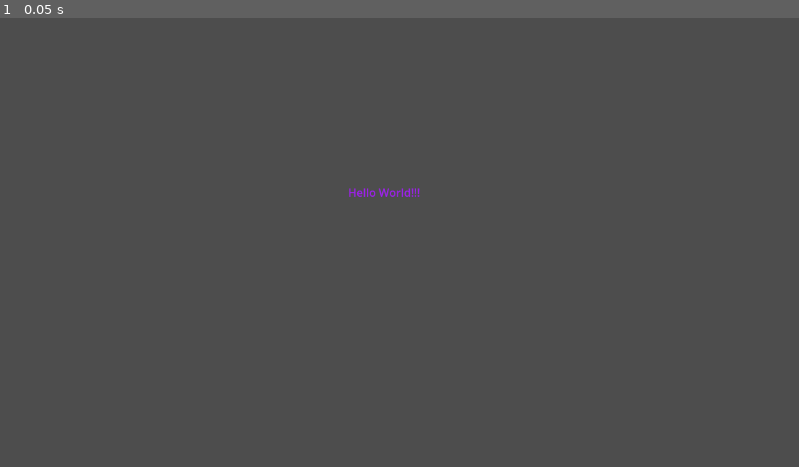
Above: before the commit, frame 1.
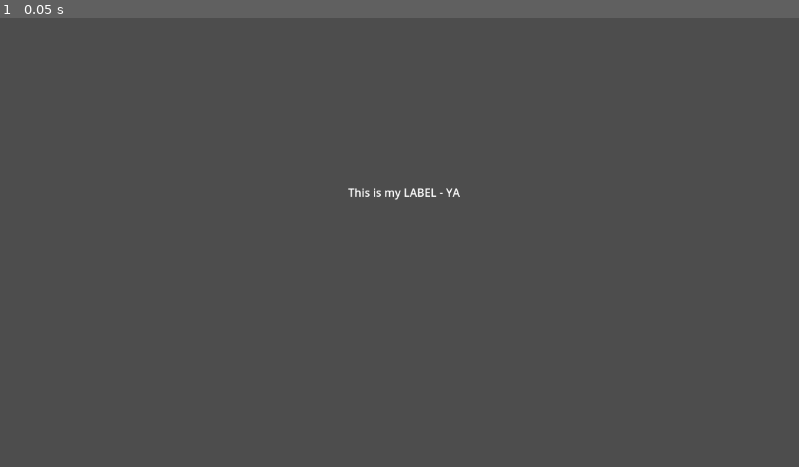
Above: after the commit, the same moment.

Repository: Yusaf-Ahmed/Godot-Tutorial
Game: Godot game, scene res://main.tscn
Two runs of this game, one before a commit and one after it. Both use one fixed random seed, a clock stepped at 60 frames per second and the inputs below.
Inputs:
- Up to frame 1 (0.05 s): no input

The runs differ from the first frame. In frame 1, 0.2% of the frame differs, in the area x 43-58%, y 37-41%.

Commit message:
Variables
Created Health and Damaged it using SpaceBar. Pretty Basic.

Diff:
--- a/godottutorial/main.gd
+++ b/godottutorial/main.gd
@@ -1,7 +1,8 @@
 extends Node
 
-
+var Health = 100
 # Called when the node enters the scene tree for the first time.
-func _ready():
-	$Label.text = "Hello World!!!"
-	$Label.modulate = Color.PURPLE
+func _input(event):
+	if event.is_action_pressed("Damage"):
+		Health -= 10
+		print(Health)
--- a/godottutorial/project.godot
+++ b/godottutorial/project.godot
@@ -15,6 +15,19 @@
 config/features=PackedStringArray("4.3", "Mobile")
 config/icon="res://icon.svg"
 
+[input]
+
+my_action={
+"deadzone": 0.4,
+"events": [Object(InputEventKey,"resource_local_to_scene":false,"resource_name":"","device":-1,"window_id":0,"alt_pressed":false,"shift_pressed":false,"ctrl_pressed":false,"meta_pressed":false,"pressed":false,"keycode":0,"physical_keycode":32,"key_label":0,"unicode":32,"location":0,"echo":false,"script":null)
+]
+}
+Damage={
+"deadzone": 0.5,
+"events": [Object(InputEventKey,"resource_local_to_scene":false,"resource_name":"","device":-1,"window_id":0,"alt_pressed":false,"shift_pressed":false,"ctrl_pressed":false,"meta_pressed":false,"pressed":false,"keycode":0,"physical_keycode":32,"key_label":0,"unicode":32,"location":0,"echo":false,"script":null)
+]
+}
+
 [rendering]
 
 renderer/rendering_method="mobile"
